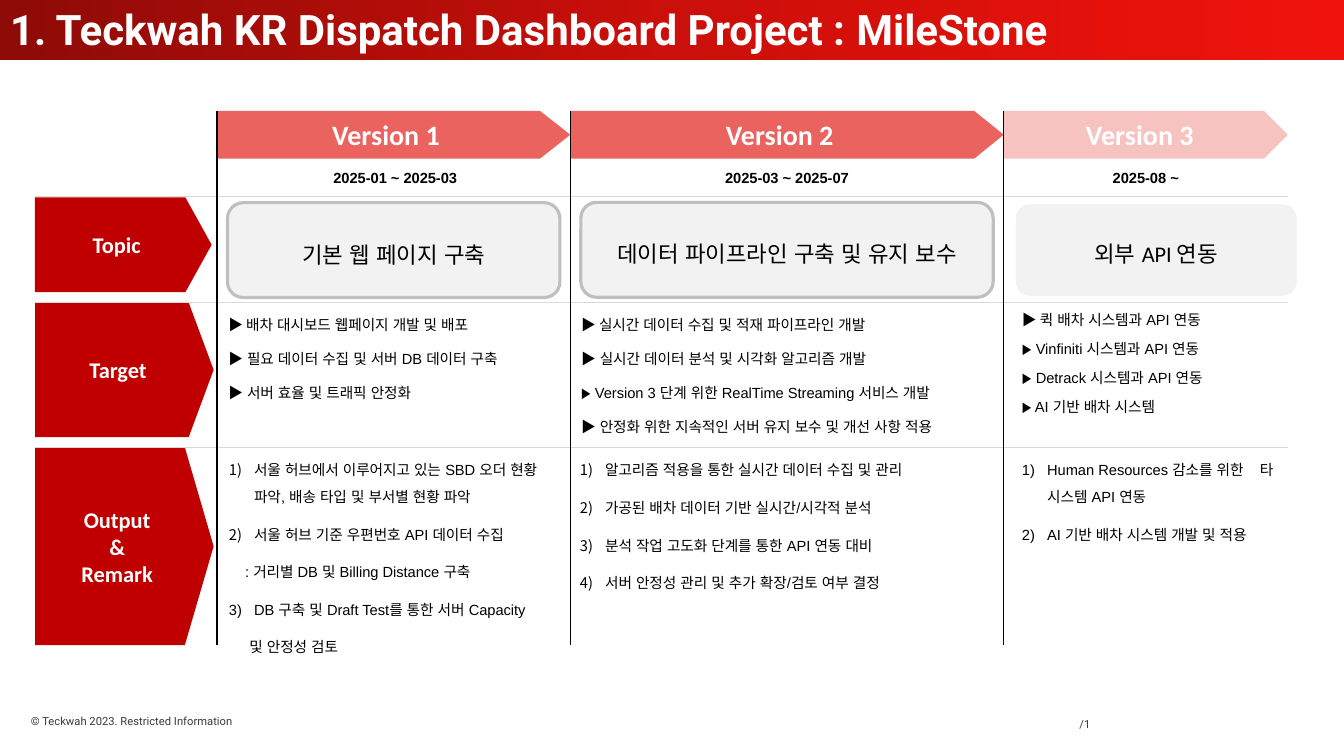
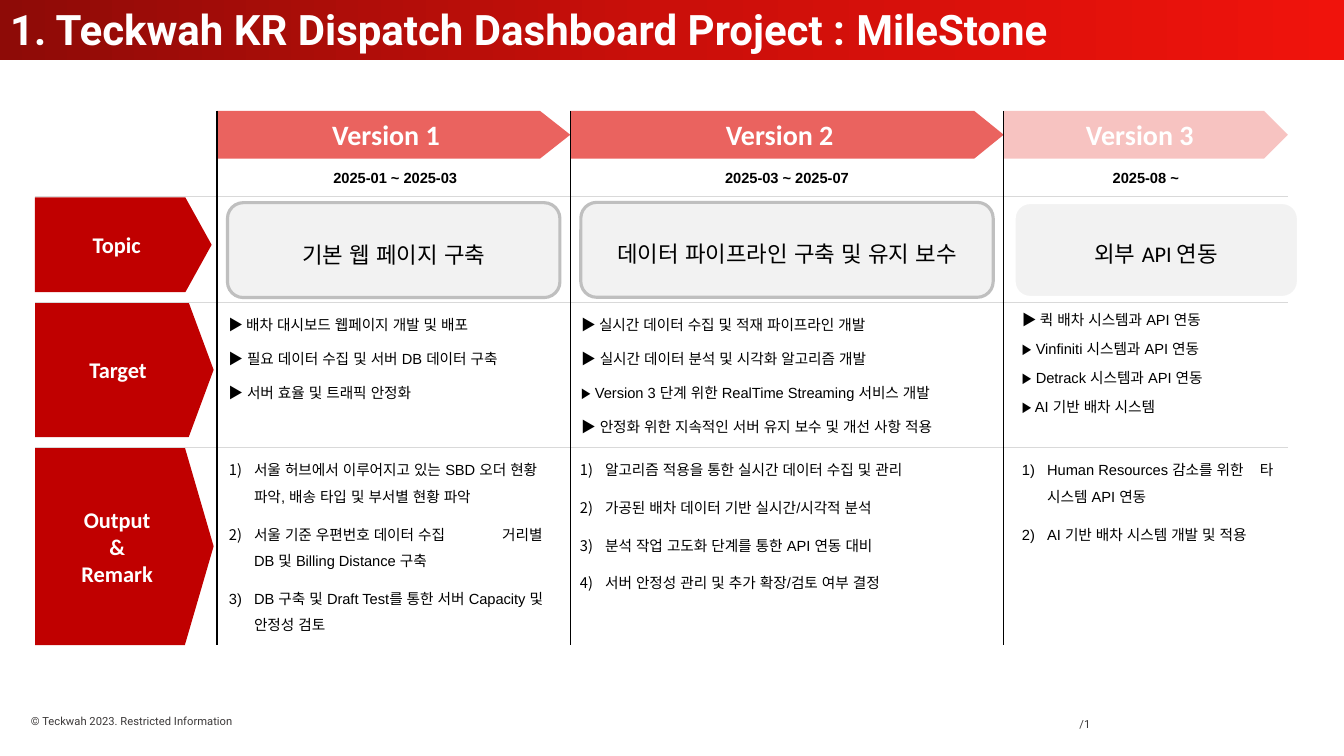
Before and after one commit to ppark-jjong/TWLKR-TMS, a slide deck: slide 1 of doc/TWLKR Dispatch Dashboard Project.pptx. Drawn at 1344x756 pixels with LibreOffice and Linux fonts; fonts in the diff are those of the drawing; background and template pictures are left out. Boxes give left, top, right and bottom in pixels: in the first picture for what was removed or moved away, otherwise in the second. Text is boxed around its words. In the diff, an @@ line names an element or a change of style, - is before the commit and + after.

```diff
--- a/doc/TWLKR Dispatch Dashboard Project.pptx
+++ b/doc/TWLKR Dispatch Dashboard Project.pptx
@@ text at (254, 528, 544, 631): text changed @@
-2) 서울 허브 기준 우편번호 API 데이터 수집
-: 거리별 DB 및 Billing Distance 구축
-3) DB 구축 및 Draft Test를 통한 서버 Capacity
-및 안정성 검토
+2) 서울 기준 우편번호 데이터 수집 거리별 DB 및 Billing Distance 구축
+3) DB 구축 및 Draft Test를 통한 서버 Capacity 및 안정성 검토
```
Also in this commit, not shown: 1 slide removed, 23 other files.
